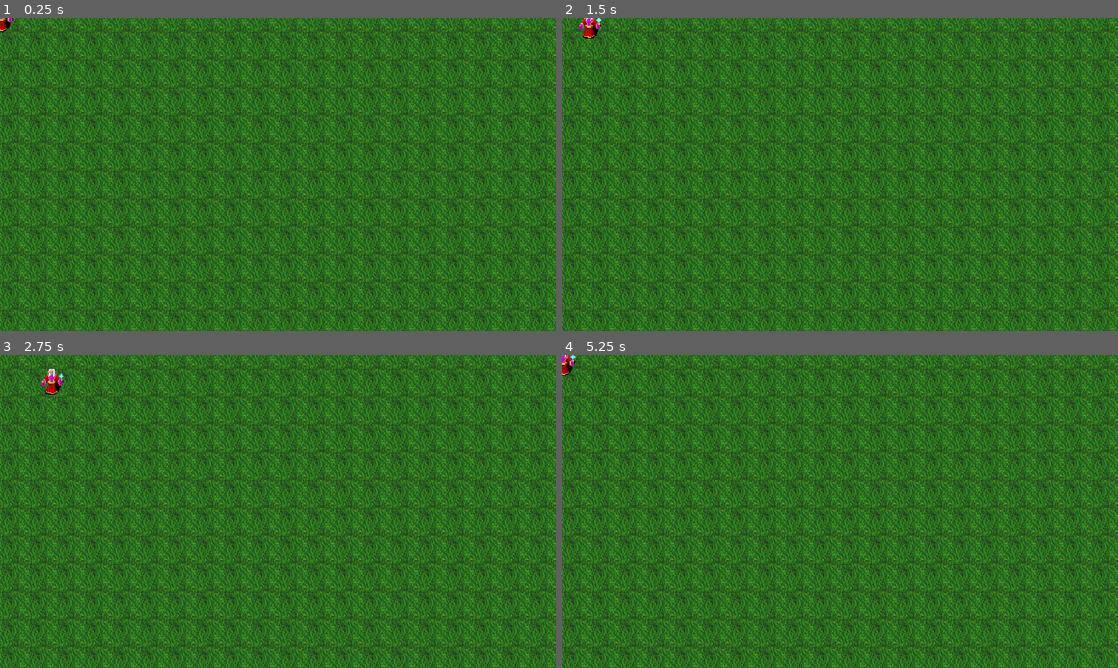
Above: before the commit, frames 1-4 (two rows, left to right).
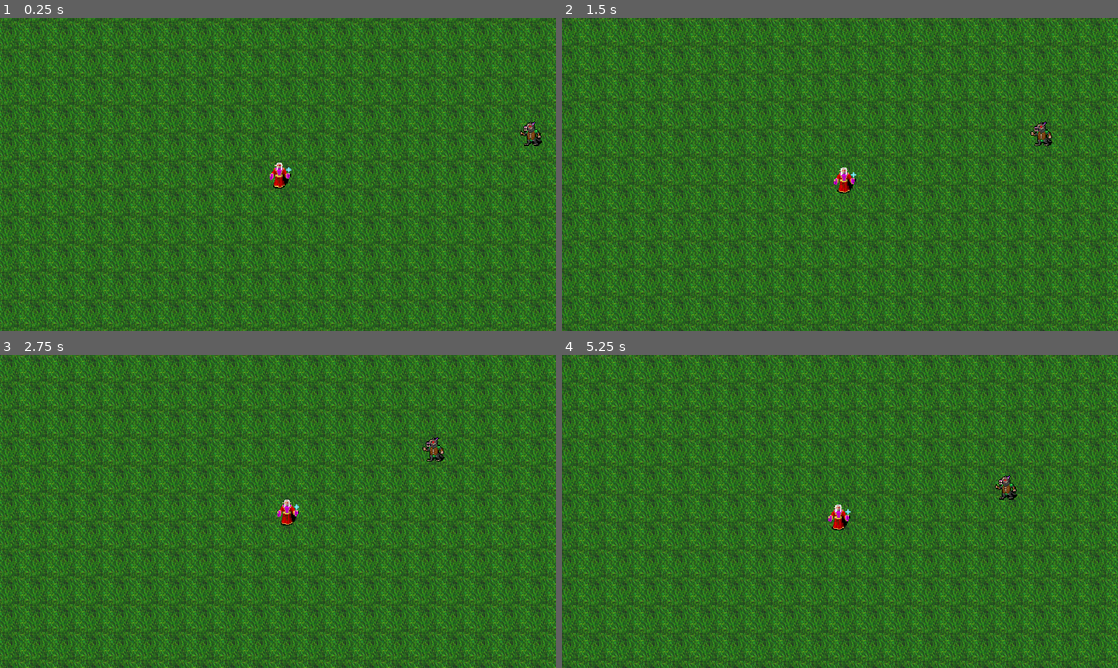
Above: after the commit, the same moments.

Repository: pankajsagvekar/Survival-Game
Game: Godot game, scene res://World/world.tscn
The game is run twice, just before and just after one commit, with the same random seed, the same clock (stepped at 60 frames per second) and the same inputs.
Inputs:
- Up to frame 1 (0.25 s): no input
- Up to frame 2 (1.5 s): hold D (right) 0.53-1.28 s; hold S (down) from 1.28 s (still down)
- Up to frame 3 (2.75 s): release S (down) at 2.03 s; hold D (right) from 2.03 s (still down)
- Up to frame 4 (5.25 s): release D (right) at 2.78 s; hold W (up) 2.78-3.53 s; hold A (left) 3.53-5.03 s; hold S (down) from 5.03 s (still down)

The runs differ from the first frame. In frame 1, 46% of the frame differs, in the area x 0-100%, y 0-100%; in frame 2, 47%; in frame 3, 45%; in frame 4, 48%.

Commit message:
enemy ai

Diff:
--- /dev/null
+++ b/Enemy/enemy.tscn
@@ -0,0 +1,20 @@
+[gd_scene load_steps=4 format=3 uid="uid://sx34vv4gtj7x"]
+
+[ext_resource type="Script" path="res://Enemy/enemy_generic.gd" id="1_bn3e3"]
+[ext_resource type="Texture2D" uid="uid://do8p74c2ts4ix" path="res://Textures/Enemy/kolbold_weak.png" id="1_jg26u"]
+
+[sub_resource type="CapsuleShape2D" id="CapsuleShape2D_xuyn7"]
+radius = 8.0
+height = 26.0
+
+[node name="enemy_kobalt_weak" type="CharacterBody2D"]
+motion_mode = 1
+script = ExtResource("1_bn3e3")
+
+[node name="Sprite2D" type="Sprite2D" parent="."]
+texture = ExtResource("1_jg26u")
+hframes = 2
+
+[node name="CollisionShape2D" type="CollisionShape2D" parent="."]
+position = Vector2(1, 2)
+shape = SubResource("CapsuleShape2D_xuyn7")
--- /dev/null
+++ b/Enemy/enemy_generic.gd
@@ -0,0 +1,10 @@
+extends CharacterBody2D
+
+@export var movement_speed = 20.0
+
+@onready var player = get_tree().get_first_node_in_group("player") #get group player coordinates, Group is defined in the players group tab
+
+func _physics_process(__delta): #__delta because we are not using it
+	var direction = global_position.direction_to(player.global_position) #get direction of player and follow him
+	velocity = direction * movement_speed
+	move_and_slide()
--- a/Player/player.gd
+++ b/Player/player.gd
@@ -1,6 +1,6 @@
 extends CharacterBody2D
 
-var movement_speed = 40.0
+var movement_speed = 50.0
 
 func _physics_process(delta):
 	movement()
--- a/Player/player.tscn
+++ b/Player/player.tscn
@@ -1,7 +1,11 @@
-[gd_scene load_steps=3 format=3 uid="uid://o4aa5thbr2yc"]
+[gd_scene load_steps=4 format=3 uid="uid://o4aa5thbr2yc"]
 
 [ext_resource type="Texture2D" uid="uid://6ucpwb2a11v1" path="res://Textures/Player/player_sprite.png" id="1_7dxdb"]
 [ext_resource type="Script" path="res://Player/player.gd" id="1_rm2rd"]
+
+[sub_resource type="CapsuleShape2D" id="CapsuleShape2D_waupd"]
+radius = 7.0
+height = 28.0
 
 [node name="Player" type="CharacterBody2D"]
 motion_mode = 1
@@ -10,3 +14,10 @@
 [node name="Sprite2D" type="Sprite2D" parent="."]
 texture = ExtResource("1_7dxdb")
 hframes = 2
+
+[node name="Camera2D" type="Camera2D" parent="." groups=["player"]]
+position_smoothing_enabled = true
+
+[node name="CollisionShape2D" type="CollisionShape2D" parent="."]
+position = Vector2(2, 0)
+shape = SubResource("CapsuleShape2D_waupd")
--- a/World/world.tscn
+++ b/World/world.tscn
@@ -1,7 +1,8 @@
-[gd_scene load_steps=3 format=3 uid="uid://w7vg2sw3bim0"]
+[gd_scene load_steps=4 format=3 uid="uid://w7vg2sw3bim0"]
 
 [ext_resource type="Texture2D" uid="uid://chd1tuwyhndye" path="res://Textures/dirt_full_new.png" id="1_13hxd"]
 [ext_resource type="PackedScene" uid="uid://o4aa5thbr2yc" path="res://Player/player.tscn" id="2_6braq"]
+[ext_resource type="PackedScene" uid="uid://sx34vv4gtj7x" path="res://Enemy/enemy.tscn" id="3_riyhc"]
 
 [node name="World" type="Node2D"]
 
@@ -13,3 +14,6 @@
 region_rect = Rect2(0, 0, 4000, 4000)
 
 [node name="Player" parent="." instance=ExtResource("2_6braq")]
+
+[node name="enemy_kobalt_weak" parent="." instance=ExtResource("3_riyhc")]
+position = Vector2(295, -50)
--- a/project.godot
+++ b/project.godot
@@ -1,3 +1,11 @@
+; Engine configuration file.
+; It's best edited using the editor UI and not directly,
+; since the parameters that go here are not all obvious.
+;
+; Format:
+;   [section] ; section goes between []
+;   param=value ; assign values to parameters
+
 config_version=5
 
 [application]
